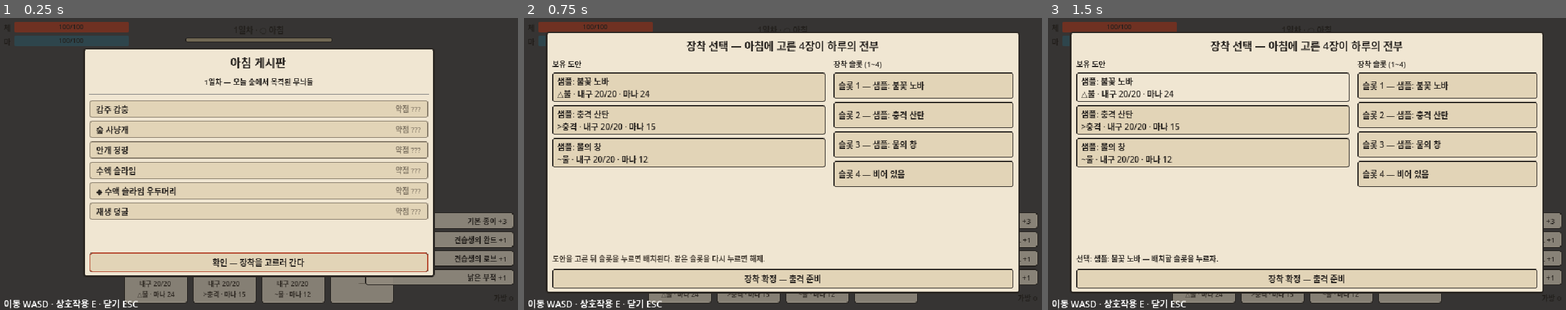
Above: before the commit, frames 1-3 (left to right).
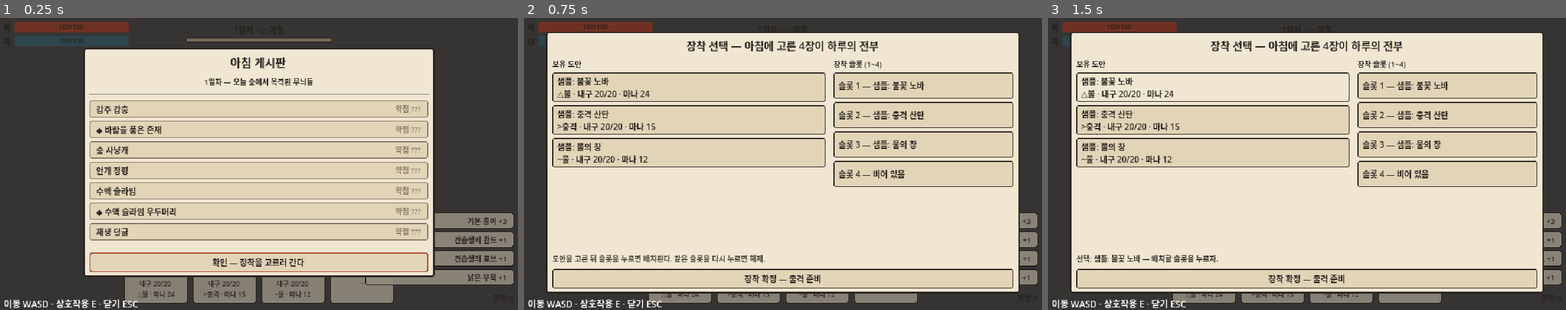
Above: after the commit, the same moments.

Repository: djgnfj-svg/tockbon
Game: Godot game, scene res://src/core/main.tscn
The game is run twice, just before and just after one commit, with the same random seed, the same clock (stepped at 60 frames per second) and the same inputs.
Inputs:
- Up to frame 1 (0.25 s): no input
- Up to frame 2 (0.75 s): click "확인 — 장착을 고르러 간다" at 0.5 s
- Up to frame 3 (1.5 s): click "샘플: 불꽃 노바 △불 · 내구 20/20 · 마나 …" at 1.25 s

The runs differ from the first frame. In frame 1, 4.9% of the frame differs, in the area x 17-83%, y 36-77%; in frame 2, nothing differs; in frame 3, nothing differs.

Commit message:
feat(field): 중간보스 '바람을 품은 존재' — 돌풍·회오리 3연발·2페이즈 (검증 98건)
- 돌풍 밀치기(예열 텔레그래프·대시 회피 카운터플레이), 회오리 볼리, HP 50% 2페이즈
- 북쪽 보스 존 + 입구, fragment_wind 탁본·enemy_gale 도감 해금 (기존 엘리트 경로 재사용)
- 수치 전부 gale.tres params — core 무변경
- 에필로그 탐색(EA) 트리거 지점 주석 표시

Co-Authored-By: Claude Fable 5 <noreply@anthropic.com>
Claude-Session: https://claude.ai/code/session_01WTWRicKXykCsTa4QpY3Ciy

Diff:
--- /dev/null
+++ b/data/enemies/gale.tres
@@ -0,0 +1,45 @@
+[gd_resource type="Resource" script_class="EnemyDef" format=3]
+
+[ext_resource type="Script" path="res://src/core/schemas/drop_entry.gd" id="1_algcq"]
+[ext_resource type="Script" path="res://src/core/schemas/enemy_def.gd" id="2_18ucn"]
+
+[sub_resource type="Resource" id="Resource_xf2oc"]
+script = ExtResource("1_algcq")
+item_id = &"mat_mist_essence"
+min_count = 2
+max_count = 3
+
+[sub_resource type="Resource" id="Resource_4cclg"]
+script = ExtResource("1_algcq")
+item_id = &"fragment_wind"
+
+[resource]
+script = ExtResource("2_18ucn")
+id = &"gale"
+display_name = "바람을 품은 존재"
+hp = 250.0
+counter_rune = 1
+params = {
+"aggro_range": 260.0,
+"attack_cooldown": 1.5,
+"attack_range": 30.0,
+"contact_damage": 10.0,
+"gust_damage": 8.0,
+"gust_period": 3.0,
+"gust_push_dist": 70.0,
+"gust_radius": 90.0,
+"gust_windup": 0.8,
+"move_speed": 55.0,
+"phase2_rate_mult": 0.65,
+"phase2_speed_mult": 1.3,
+"proj_damage": 6.0,
+"proj_lifetime": 2.8,
+"proj_speed": 170.0,
+"volley_count": 3,
+"volley_interval": 0.25,
+"volley_period": 4.5,
+"weakness_mult": 1.6
+}
+is_elite = true
+drops = Array[ExtResource("1_algcq")]([SubResource("Resource_xf2oc"), SubResource("Resource_4cclg")])
+night_buff = 1.2
--- /dev/null
+++ b/src/field/enemy_gale.gd
@@ -0,0 +1,209 @@
+extends "res://src/field/enemy_base.gd"
+## 중간보스 — 바람을 품은 존재 (GDD §7). 약점 충격> — 바람 룬을 주는 보스라 자기 룬이 약점일 수 없다.
+## 패턴: (a) 돌풍 밀치기 — 예열 텔레그래프 후 반경 내 플레이어 밀어냄+피해
+##       (b) 회오리 투사체 — 플레이어 조준 3연발 (gale_whirlwind.gd)
+##       (c) 체력 50% 이하 2페이즈 — 이동 속도·패턴 주기 격화
+## 격파 시 엘리트 경로(enemy_base._die)로 fragment_wind 잔류물 + codex_unlocked(enemy_gale).
+
+enum GaleState { NORMAL, GUST_WINDUP, VOLLEY }
+
+const Whirlwind := preload("res://src/field/gale_whirlwind.gd")
+
+# ── 패턴 수치 — 원장은 EnemyDef.params (data/enemies/gale.tres)
+var gust_period: float = 3.0
+var gust_windup: float = 0.8
+var gust_radius: float = 90.0
+var gust_damage: float = 8.0
+var gust_push_dist: float = 70.0
+var volley_period: float = 4.5
+var volley_count: int = 3
+var volley_interval: float = 0.25
+var proj_speed: float = 170.0
+var proj_damage: float = 6.0
+var proj_lifetime: float = 2.8
+var phase2_speed_mult: float = 1.3
+## 2페이즈에서 패턴 주기에 곱하는 배율 (<1 = 빨라짐)
+var phase2_rate_mult: float = 0.65
+
+## 체력 50% 이하 격화 여부 — 테스트가 직접 확인
+var phase2_active: bool = false
+
+var _gale_state: GaleState = GaleState.NORMAL
+var _gust_cd: float = 1.0
+var _gust_timer: float = 0.0
+var _volley_cd: float = 2.0
+var _volley_left: int = 0
+var _volley_timer: float = 0.0
+var _telegraph: Line2D
+
+func _init() -> void:
+	move_speed = 55.0
+	aggro_range = 260.0
+	attack_range = 30.0
+	attack_cooldown = 1.5
+	contact_damage = 10.0
+	weakness_mult = 1.6
+	body_radius = 16.0
+	body_color = Color(0.62, 0.78, 0.78)
+
+func _apply_params(params: Dictionary) -> void:
+	gust_period = float(params.get("gust_period", gust_period))
+	gust_windup = float(params.get("gust_windup", gust_windup))
+	gust_radius = float(params.get("gust_radius", gust_radius))
+	gust_damage = float(params.get("gust_damage", gust_damage))
+	gust_push_dist = float(params.get("gust_push_dist", gust_push_dist))
+	volley_period = float(params.get("volley_period", volley_period))
+	volley_count = int(params.get("volley_count", volley_count))
+	volley_interval = float(params.get("volley_interval", volley_interval))
+	proj_speed = float(params.get("proj_speed", proj_speed))
+	proj_damage = float(params.get("proj_damage", proj_damage))
+	proj_lifetime = float(params.get("proj_lifetime", proj_lifetime))
+	phase2_speed_mult = float(params.get("phase2_speed_mult", phase2_speed_mult))
+	phase2_rate_mult = float(params.get("phase2_rate_mult", phase2_rate_mult))
+
+func _build_body() -> void:
+	super._build_body()
+	# 몸통 소용돌이 무늬 — 글자를 품은 존재 (플레이스홀더)
+	var swirl := Line2D.new()
+	var pts := PackedVector2Array()
+	for i in range(20):
+		var t := float(i) / 19.0
+		pts.append(Vector2.from_angle(t * TAU * 1.6) * (2.0 + t * 10.0))
+	swirl.points = pts
+	swirl.width = 1.5
+	swirl.default_color = Color(0.92, 0.98, 0.95, 0.8)
+	add_child(swirl)
+	# 돌풍 예열 텔레그래프 링 — 엘리트 scale(1.35)을 보정해 월드 반경과 일치시킨다
+	_telegraph = Line2D.new()
+	_telegraph.points = Util.circle_points(gust_radius / maxf(scale.x, 0.01), 28)
+	_telegraph.closed = true
+	_telegraph.width = 2.0
+	_telegraph.default_color = Color(0.8, 0.95, 1.0, 0.0)
+	_telegraph.visible = false
+	add_child(_telegraph)
+
+func take_hit(damage: float, rune_type: int, status: int, status_power: float) -> void:
+	super.take_hit(damage, rune_type, status, status_power)
+	_check_phase2()
+
+func _update_ai(delta: float) -> void:
+	_check_phase2()   # 화상 틱 등 take_hit 밖의 피해도 페이즈 전환에 반영
+	var p := _get_player()
+	if p == null:
+		_state = State.IDLE
+		_gale_state = GaleState.NORMAL
+		_ai_velocity = Vector2.ZERO
+		_hide_telegraph()
+		return
+	_gust_cd = maxf(_gust_cd - delta, 0.0)
+	_volley_cd = maxf(_volley_cd - delta, 0.0)
+	var dist := global_position.distance_to(p.global_position)
+	match _gale_state:
+		GaleState.NORMAL:
+			if dist <= gust_radius and _gust_cd <= 0.0:
+				_gale_state = GaleState.GUST_WINDUP
+				_gust_timer = gust_windup
+				_state = State.ATTACK
+				_ai_velocity = Vector2.ZERO
+				_telegraph.visible = true
+			elif dist > gust_radius and dist <= aggro_range and _volley_cd <= 0.0:
+				_gale_state = GaleState.VOLLEY
+				_volley_left = volley_count
+				_volley_timer = 0.0
+				_state = State.ATTACK
+				_ai_velocity = Vector2.ZERO
+			elif dist > aggro_range:
+				_state = State.IDLE
+				_ai_velocity = Vector2.ZERO
+			elif dist > attack_range:
+				_state = State.CHASE
+				_ai_velocity = global_position.direction_to(p.global_position) * move_speed
+			else:
+				_state = State.ATTACK
+				_ai_velocity = Vector2.ZERO
+				if _attack_cd <= 0.0:
+					_attack_cd = attack_cooldown
+					_do_attack(p)
+		GaleState.GUST_WINDUP:
+			_ai_velocity = Vector2.ZERO
+			_gust_timer -= delta
+			# 예열 진행에 따라 링이 진해진다 (시각 텔레그래프)
+			_telegraph.default_color.a = 0.25 + 0.55 * (1.0 - maxf(_gust_timer, 0.0) / gust_windup)
+			if _gust_timer <= 0.0:
+				_do_gust(p)
+				_hide_telegraph()
+				_gale_state = GaleState.NORMAL
+				_gust_cd = gust_period
+		GaleState.VOLLEY:
+			_ai_velocity = Vector2.ZERO
+			_volley_timer -= delta
+			if _volley_timer <= 0.0 and _volley_left > 0:
+				_volley_left -= 1
+				_volley_timer = volley_interval
+				_fire_whirlwind(p)
+			if _volley_left <= 0:
+				_gale_state = GaleState.NORMAL
+				_volley_cd = volley_period
+
+## 돌풍 방출 — 예열 중 반경을 벗어났으면 헛방 (대시 회피가 카운터플레이)
+func _do_gust(p: Node2D) -> void:
+	if global_position.distance_to(p.global_position) > gust_radius:
+		return
+	var dir := global_position.direction_to(p.global_position)
+	if dir == Vector2.ZERO:
+		dir = Vector2.DOWN
+	if p is PhysicsBody2D:
+		(p as PhysicsBody2D).move_and_collide(dir * gust_push_dist)
+	else:
+		p.global_position += dir * gust_push_dist
+	if p.has_method("take_damage"):
+		p.call("take_damage", gust_damage * night_mult)
+
+func _fire_whirlwind(p: Node2D) -> void:
+	var parent := get_parent()
+	if parent == null:
+		return
+	var dir := global_position.direction_to(p.global_position)
+	if dir == Vector2.ZERO:
+		dir = Vector2.DOWN
+	var wind: Variant = Whirlwind.new()
+	wind.damage = proj_damage * night_mult
+	wind.dir = dir
+	wind.speed = proj_speed
+	wind.lifetime_sec = proj_lifetime
+	wind.global_position = global_position + dir * (body_radius * scale.x + 6.0)
+	parent.add_child(wind)
+
+func _check_phase2() -> void:
+	if phase2_active or hp <= 0.0 or max_hp <= 0.0:
+		return
+	if hp <= max_hp * 0.5:
+		phase2_active = true
+		move_speed *= phase2_speed_mult
+		gust_period *= phase2_rate_mult
+		volley_period *= phase2_rate_mult
+		modulate = Color(1.0, 0.9, 0.82)   # 격화 표시 (플레이스홀더)
+
+func _hide_telegraph() -> void:
+	if _telegraph != null:
+		_telegraph.visible = false
+
+func _post_death() -> void:
+	# 격파 팝 — 간결한 바람 burst (GDD §2: 처치 연출은 무겁지 않게)
+	var parent := get_parent()
+	if parent != null:
+		var burst := CPUParticles2D.new()
+		burst.one_shot = true
+		burst.emitting = true
+		burst.amount = 24
+		burst.lifetime = 0.6
+		burst.explosiveness = 1.0
+		burst.spread = 180.0
+		burst.initial_velocity_min = 60.0
+		burst.initial_velocity_max = 150.0
+		burst.color = Color(0.78, 0.93, 0.9)
+		burst.global_position = global_position
+		burst.finished.connect(burst.queue_free)
+		parent.add_child.call_deferred(burst)
+	# NOTE(EA — GDD §9): 중간보스 격파 후 '에필로그 탐색' 진입 트리거 지점.
+	# EA에서 리드가 scene_change_requested(&"epilogue") 연결 예정 — 지금은 표식만 남긴다.
--- a/src/field/enemy_spawner.gd
+++ b/src/field/enemy_spawner.gd
@@ -8,6 +8,7 @@
 	&"slime_elite": preload("res://src/field/enemy_slime.gd"),
 	&"mist": preload("res://src/field/enemy_mist.gd"),
 	&"beetle": preload("res://src/field/enemy_beetle.gd"),
+	&"gale": preload("res://src/field/enemy_gale.gd"),
 }
 
 static func spawn(def: EnemyDef) -> CharacterBody2D:
--- a/src/field/field.gd
+++ b/src/field/field.gd
@@ -10,6 +10,12 @@
 
 const MAP_SIZE := Vector2(1280, 832)
 const WALL_THICKNESS := 24.0
+
+## 북쪽 보스 존 — 중간보스(바람을 품은 존재) 격리 구역. 남쪽 경계(y=0)의
+## BOSS_GATE_X 구간만 뚫려 입구가 된다. 바닥 색으로 본 필드와 구분.
+const BOSS_ZONE := Rect2(440, -420, 400, 420)
+## 북쪽 벽에서 비워 두는 입구 x 구간 (min, max)
+const BOSS_GATE_X := Vector2(576, 704)
 
 ## 페이즈별 CanvasModulate 색 — 낮/밤은 스프라이트 교체가 아니라 조명으로 (GDD §10.5)
 const PHASE_COLORS := {
@@ -32,6 +38,7 @@
 	{"id": &"mist", "pos": Vector2(180, 420)},
 	{"id": &"mist", "pos": Vector2(1080, 300)},
 	{"id": &"beetle", "pos": Vector2(520, 490)},
+	{"id": &"gale", "pos": Vector2(640, -240)},   # 중간보스 — 북쪽 보스 존
 ]
 
 const GATHER_SPAWNS := [
@@ -55,6 +62,7 @@
 func _ready() -> void:
 	_build_ground_and_walls()
 	_build_obstacles()
+	_build_boss_zone()
 	_modulate_node = CanvasModulate.new()
 	_modulate_node.color = PHASE_COLORS.get(Clock.phase, Color.WHITE)
 	add_child(_modulate_node)
@@ -108,7 +116,11 @@
 	add_child(ground)
 	var half_w := MAP_SIZE.x * 0.5
 	var half_h := MAP_SIZE.y * 0.5
-	_make_wall(Vector2(half_w, -WALL_THICKNESS * 0.5), Vector2(MAP_SIZE.x, WALL_THICKNESS))
+	# 북쪽 벽 — 보스 존 입구(BOSS_GATE_X)만 비우고 좌우 두 조각으로
+	_make_wall(Vector2(BOSS_GATE_X.x * 0.5, -WALL_THICKNESS * 0.5),
+		Vector2(BOSS_GATE_X.x, WALL_THICKNESS))
+	_make_wall(Vector2((BOSS_GATE_X.y + MAP_SIZE.x) * 0.5, -WALL_THICKNESS * 0.5),
+		Vector2(MAP_SIZE.x - BOSS_GATE_X.y, WALL_THICKNESS))
 	_make_wall(Vector2(half_w, MAP_SIZE.y + WALL_THICKNESS * 0.5), Vector2(MAP_SIZE.x, WALL_THICKNESS))
 	_make_wall(Vector2(-WALL_THICKNESS * 0.5, half_h), Vector2(WALL_THICKNESS, MAP_SIZE.y))
 	_make_wall(Vector2(MAP_SIZE.x + WALL_THICKNESS * 0.5, half_h), Vector2(WALL_THICKNESS, MAP_SIZE.y))
@@ -129,3 +141,45 @@
 		Util.add_rect_collider(rock, o["size"])
 		Util.add_rect_visual(rock, o["size"], Color(0.32, 0.3, 0.26))
 		add_child(rock)
+
+## 북쪽 보스 존 — 바닥 색으로 구분되는 격리 구역 + 입구 표식.
+## 남쪽 벽은 _build_ground_and_walls의 북쪽 벽 두 조각이 겸한다 (입구 구간만 개방).
+func _build_boss_zone() -> void:
+	var floor_poly := Polygon2D.new()
+	floor_poly.polygon = PackedVector2Array([
+		BOSS_ZONE.position,
+		BOSS_ZONE.position + Vector2(BOSS_ZONE.size.x, 0),
+		BOSS_ZONE.end,
+		BOSS_ZONE.position + Vector2(0, BOSS_ZONE.size.y),
+	])
+	floor_poly.color = Color(0.21, 0.28, 0.32)   # 바람 기운의 냉색 — 본 필드(녹색)와 구분
+	floor_poly.z_index = -10
+	add_child(floor_poly)
+	# 존 외벽 3면 (서·동·북)
+	_make_wall(Vector2(BOSS_ZONE.position.x - WALL_THICKNESS * 0.5, BOSS_ZONE.get_center().y),
+		Vector2(WALL_THICKNESS, BOSS_ZONE.size.y))
+	_make_wall(Vector2(BOSS_ZONE.end.x + WALL_THICKNESS * 0.5, BOSS_ZONE.get_center().y),
+		Vector2(WALL_THICKNESS, BOSS_ZONE.size.y))
+	_make_wall(Vector2(BOSS_ZONE.get_center().x, BOSS_ZONE.position.y - WALL_THICKNESS * 0.5),
+		Vector2(BOSS_ZONE.size.x + WALL_THICKNESS * 2.0, WALL_THICKNESS))
+	# 입구 표식 — 통로 바닥 띠 + 바람 소용돌이 문양
+	var strip := Polygon2D.new()
+	strip.polygon = PackedVector2Array([
+		Vector2(BOSS_GATE_X.x, -WALL_THICKNESS), Vector2(BOSS_GATE_X.y, -WALL_THICKNESS),
+		Vector2(BOSS_GATE_X.y, WALL_THICKNESS), Vector2(BOSS_GATE_X.x, WALL_THICKNESS),
+	])
+	strip.color = Color(0.45, 0.6, 0.62, 0.8)
+	strip.z_index = -9
+	add_child(strip)
+	var swirl := Line2D.new()
+	var pts := PackedVector2Array()
+	for i in range(24):
+		var t := float(i) / 23.0
+		pts.append(Vector2.from_angle(t * TAU * 2.0) * (3.0 + t * 13.0))
+	swirl.points = pts
+	swirl.width = 2.0
+	swirl.default_color = Color(0.75, 0.92, 0.95, 0.9)
+	swirl.position = Vector2((BOSS_GATE_X.x + BOSS_GATE_X.y) * 0.5, -64)
+	add_child(swirl)
+	# NOTE(EA — GDD §9): 보스 격파 후 '에필로그 탐색' 진입 트리거 지점 — 존 북쪽 끝.
+	# EA에서 리드가 scene_change_requested 게이트를 여기(BOSS_ZONE 북단)에 배치한다.
--- /dev/null
+++ b/src/field/gale_whirlwind.gd
@@ -0,0 +1,42 @@
+extends Area2D
+## 회오리 투사체 — 중간보스(바람을 품은 존재) 전용 3연발 (모듈 C).
+## 레이어 5(enemy_projectile), 마스크 2(player). 접촉 시 player.take_damage 호출.
+
+const Util := preload("res://src/field/field_util.gd")
+
+var damage: float = 6.0
+var dir: Vector2 = Vector2.RIGHT
+var speed: float = 170.0
+var lifetime_sec: float = 2.8
+
+var _swirl: Line2D
+
+func _ready() -> void:
+	add_to_group("enemy_projectiles")
+	collision_layer = 1 << 4                # 5 = enemy_projectile
+	collision_mask = 1 << 1                 # 2 = player
+	Util.add_circle_collider(self, 5.0)
+	Util.add_circle_visual(self, 5.0, Color(0.72, 0.88, 0.86, 0.75))
+	# 회전하는 소용돌이 선 (플레이스홀더)
+	_swirl = Line2D.new()
+	var pts := PackedVector2Array()
+	for i in range(12):
+		var t := float(i) / 11.0
+		pts.append(Vector2.from_angle(t * TAU * 1.5) * (1.5 + t * 5.0))
+	_swirl.points = pts
+	_swirl.width = 1.2
+	_swirl.default_color = Color(0.95, 1.0, 0.98, 0.9)
+	add_child(_swirl)
+	body_entered.connect(_on_body_entered)
+
+func _physics_process(delta: float) -> void:
+	position += dir * speed * delta
+	_swirl.rotation += 9.0 * delta
+	lifetime_sec -= delta
+	if lifetime_sec <= 0.0:
+		queue_free()
+
+func _on_body_entered(body: Node2D) -> void:
+	if body.is_in_group("player") and body.has_method("take_damage"):
+		body.call("take_damage", damage)
+	queue_free()
--- a/tests/test_field_auto.gd
+++ b/tests/test_field_auto.gd
@@ -271,7 +271,91 @@
 	_check(GameState.get_count(&"fragment_water") >= 1, "귀환 확정: 창고에 fragment_water")
 	_check(GameState.bag.is_empty(), "귀환 후 가방 비움")
 
-	# ── 17. 플레이어 피격·사망 → player_died + bag_lost → 가방 손실
+	# ── 17. 중간보스(gale) — def·계약·약점 충격 배율
+	var gale_def: EnemyDef = Db.get_enemy(&"gale")
+	_check(gale_def != null, "EnemyDef 로드: gale")
+	if gale_def != null:
+		_check(gale_def.is_elite, "gale.is_elite == true (탁본 경로 재사용)")
+		_check(gale_def.has_counter and gale_def.counter_rune == Enums.RuneType.IMPACT,
+			"gale 약점 = 충격> (바람 룬 보스는 자기 룬이 약점일 수 없음)")
+		_check(absf(gale_def.night_buff - 1.2) < EPS, "gale.night_buff == 1.2")
+	var gale: Variant = _spawn_enemy(&"gale", Vector2(-1200, 800))
+	if gale == null:
+		_check(false, "보스 스폰 (EnemyDef 누락 — 이후 보스 검증 불가)")
+	else:
+		_check(gale.is_in_group("enemies"), "보스 그룹 'enemies'")
+		_check(gale.collision_layer == 1 << 2, "보스 충돌 레이어 3")
+		_check(gale.has_method("take_hit"), "보스 take_hit 메서드")
+		_check(absf(gale.max_hp - 250.0) < EPS, "보스 HP 250")
+		var g_hp0: float = gale.hp
+		gale.take_hit(10.0, -1, Enums.Status.NONE, 0.0)
+		var g_neutral: float = g_hp0 - gale.hp
+		g_hp0 = gale.hp
+		gale.take_hit(10.0, Enums.RuneType.IMPACT, Enums.Status.NONE, 0.0)
+		var g_impact: float = g_hp0 - gale.hp
+		_check(absf(g_neutral - 10.0) < EPS, "보스 무속성 피해 10")
+		_check(absf(g_impact - 10.0 * gale.weakness_mult) < EPS,
+			"보스 충격 약점 배율 x%.2f" % gale.weakness_mult)
+
+		# ── 17b. 돌풍 밀치기 — 예열 후 반경 내 플레이어 밀어냄 + 피해, 이어서 회오리 3연발
+		player.global_position = Vector2(-1200, 860)   # 보스에서 60px (돌풍 반경 90 안)
+		player._invuln_left = 0.0
+		GameState.reset_player_hp()
+		var pos_before: Vector2 = player.global_position
+		var php0: float = GameState.hp
+		for i in range(60):
+			gale.simulate(0.1, false)   # 6초 — 돌풍(예열 0.8s 포함) + 회오리 1회씩 발동
+		var pushed: float = player.global_position.distance_to(pos_before)
+		_check(pushed >= 50.0, "돌풍 밀치기: 플레이어 밀려남 (실측 %.0fpx)" % pushed)
+		_check(absf((php0 - GameState.hp) - gale.gust_damage) < EPS,
+			"돌풍 밀치기: 피해 %.0f 적용" % gale.gust_damage)
+		var winds := get_tree().get_nodes_in_group("enemy_projectiles")
+		_check(winds.size() >= 3, "회오리 투사체 3연발 스폰 (실측 %d)" % winds.size())
+		if winds.size() > 0:
+			_check(winds[0].collision_layer == 1 << 4, "회오리 레이어 5 (enemy_projectile)")
+			_check(winds[0].collision_mask == 1 << 1, "회오리 마스크 2 (player)")
+		for w: Node in winds:
+			w.queue_free()
+
+		# ── 17c. 2페이즈 전환 (체력 50% 이하 — 속도·주기 격화)
+		var ms0: float = gale.move_speed
+		var gp0: float = gale.gust_period
+		_check(not gale.phase2_active, "50%% 초과 시 1페이즈 유지")
+		gale.take_hit(100.0, -1, Enums.Status.NONE, 0.0)   # 224 → 124 (< 125)
+		_check(gale.phase2_active, "체력 50%% 이하 → 2페이즈 전환")
+		_check(absf(gale.move_speed - ms0 * gale.phase2_speed_mult) < EPS,
+			"2페이즈: 이동 속도 x%.2f" % gale.phase2_speed_mult)
+		_check(absf(gale.gust_period - gp0 * gale.phase2_rate_mult) < EPS,
+			"2페이즈: 돌풍 주기 x%.2f" % gale.phase2_rate_mult)
+
+		# ── 17d. 보스 사망 → fragment_wind 잔류물 + codex_unlocked + 드롭
+		gale.take_hit(9999.0, -1, Enums.Status.NONE, 0.0)
+		await get_tree().process_frame
+		await get_tree().process_frame
+		_check(_died_ids.has(&"gale"), "enemy_died 발신: gale")
+		_check(_unlocked_ids.has(&"enemy_gale"), "첫 처치 → codex_unlocked(enemy_gale)")
+		_check(GameState.is_unlocked(&"enemy_gale"), "GameState 도감 등록: enemy_gale")
+		var wind_spot: Variant = null
+		for s: Node in get_tree().get_nodes_in_group("rubbing_spots"):
+			if s.get("fragment_id") == &"fragment_wind":
+				wind_spot = s
+		_check(wind_spot != null, "보스 사망 → fragment_wind 잔류물 스폰")
+		var essence_count := 0
+		var wind_direct_drop := false
+		for pk: Node in get_tree().get_nodes_in_group("pickups"):
+			if pk.get("item_id") == &"mat_mist_essence":
+				essence_count += 1
+			if pk.get("item_id") == &"fragment_wind":
+				wind_direct_drop = true
+		_check(essence_count >= 2 and essence_count <= 3,
+			"보스 드롭: mat_mist_essence 2~3 (실측 %d)" % essence_count)
+		_check(not wind_direct_drop, "fragment_wind는 픽업으로 직접 드롭되지 않음")
+		if wind_spot != null:
+			wind_spot._complete()
+			_check(_rubbing_completed_id == &"fragment_wind", "rubbing_completed(fragment_wind) 발신")
+			_check(_bag_count(&"fragment_wind") == 1, "가방에 fragment_wind 1개")
+
+	# ── 18. 플레이어 피격·사망 → player_died + bag_lost → 가방 손실
 	player.take_damage(5.0)
 	_check(_player_damaged_seen, "player_damaged 발신")
 	GameState.add_to_bag(&"mat_vine")
@@ -282,7 +366,7 @@
 	_check(_bag_lost_seen, "bag_lost 발신")
 	_check(GameState.bag.is_empty(), "사망 시 가방 손실")
 
-	# ── 18. field.tscn 스모크 (프로토 맵 로드·스폰)
+	# ── 19. field.tscn 스모크 (프로토 맵 로드·스폰·보스 존)
 	player.queue_free()
 	await get_tree().process_frame
 	var enemies_before := get_tree().get_nodes_in_group("enemies").size()
@@ -295,6 +379,12 @@
 	_check(enemies_after - enemies_before >= 12, "필드 맵: 적 12+ 스폰 (실측 +%d)" % (enemies_after - enemies_before))
 	_check(get_tree().get_nodes_in_group("exit_gates").size() >= 1, "필드 맵: 출구 게이트 존재")
 	_check(get_tree().get_nodes_in_group("gather_nodes").size() >= 5, "필드 맵: 채집 노드 5+")
+	var boss_in_field := false
+	for e: Node in get_tree().get_nodes_in_group("enemies"):
+		var edef: EnemyDef = e.get("def")
+		if edef != null and edef.id == &"gale" and (e as Node2D).global_position.y < 0.0:
+			boss_in_field = true
+	_check(boss_in_field, "필드 맵: 북쪽 보스 존(y<0)에 gale 스폰")
 	field.queue_free()
 
 	_finish()
--- a/tests/test_field_make_defs.gd
+++ b/tests/test_field_make_defs.gd
@@ -13,6 +13,7 @@
 	errors += _save(_slime_elite())
 	errors += _save(_mist())
 	errors += _save(_beetle())
+	errors += _save(_gale())
 	if errors == 0:
 		print("MAKE_DEFS_OK")
 	quit(errors)
@@ -146,3 +147,28 @@
 		_drop(&"charm_basic", 0.08),
 	] as Array[DropEntry]
 	return d
+
+## 중간보스 — 바람을 품은 존재: 바람 룬 탁본 조각 (GDD §6·§7).
+## 약점 충격> — 바람 룬을 주는 보스라 자기 룬이 약점일 수 없다.
+func _gale() -> EnemyDef:
+	var d := EnemyDef.new()
+	d.id = &"gale"
+	d.display_name = "바람을 품은 존재"
+	d.hp = 250.0
+	d.counter_rune = Enums.RuneType.IMPACT
+	d.is_elite = true          # 엘리트 경로 재사용 — 사망 시 탁본 잔류물 스폰
+	d.night_buff = 1.2
+	d.params = {
+		"move_speed": 55.0, "aggro_range": 260.0, "attack_range": 30.0,
+		"attack_cooldown": 1.5, "contact_damage": 10.0, "weakness_mult": 1.6,
+		"gust_period": 3.0, "gust_windup": 0.8, "gust_radius": 90.0,
+		"gust_damage": 8.0, "gust_push_dist": 70.0,
+		"volley_period": 4.5, "volley_count": 3, "volley_interval": 0.25,
+		"proj_speed": 170.0, "proj_damage": 6.0, "proj_lifetime": 2.8,
+		"phase2_speed_mult": 1.3, "phase2_rate_mult": 0.65,
+	}
+	d.drops = [
+		_drop(&"mat_mist_essence", 1.0, 2, 3),
+		_drop(&"fragment_wind", 1.0),    # 직접 드롭 아님 — 탁본 잔류물로 획득
+	] as Array[DropEntry]
+	return d
